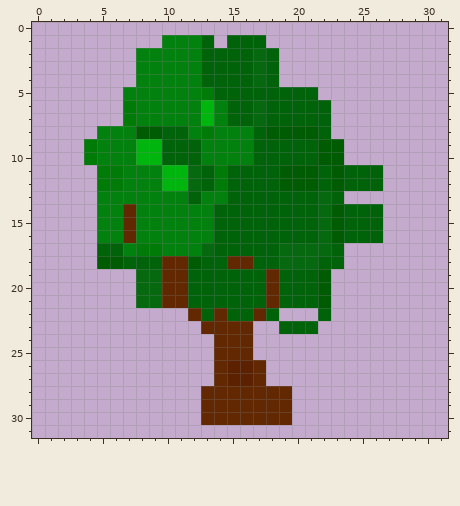
Pixel-art sprite: res/resources/tree_0.png. Above, as it was before the edit.
The file is 32x32 pixels. Colours within 5 levels of each other are drawn and written as one.
New version:
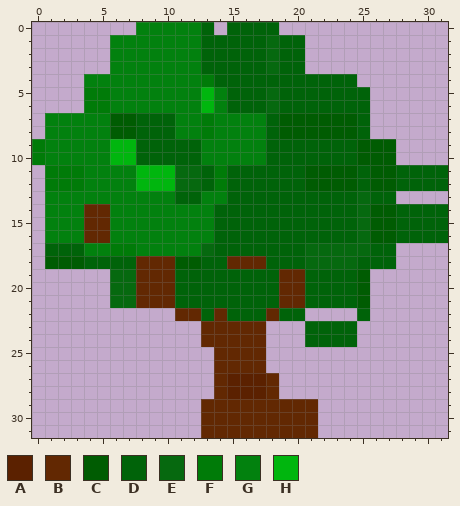
Palette (. is transparent): A #5b2100  B #622802  C #005c02  D #006309  E #06690f  F #007b08  G #02810e  H #00b60e
What changed:
@@ x 0..31 @@
- 0 ................................
- 1 ..........GGGD.DDD..............
- 2 ........GGGGGDDDDED.............
- 3 ........GGGGGDDDDED.............
- 4 ........GGGGGDDDDED.............
- 5 .......GGGGGGFDDDDDDDD..........
- 6 .......FGGGGGHGDDEDDDDD.........
- 7 .......FGGGGGHGDDEDDDDD.........
- 8 .....GGGCCDDGFGGGDCCCCD.........
- 9 ....FGGGHHDDDGGGGDDDDDCC........
-10 ....FGGGHHDDDGGGGDDDDDCC........
-11 .....FFGGGHHEDFDDDDCCCDCDDD.....
-12 .....FFGGGHHEDFDDDDCCCDCDDD.....
-13 .....GGGGGGGDGGDDDDDDDED........
-14 .....GGBGGGGGGDDDDDDDDECDDD.....
-15 .....GGBGGGGGGDDDDDDDDECDDD.....
-16 .....GGBGGGGGGDDDDDDDDECDDD.....
-17 .....DDGFFGGGEDDDDDEEEED........
-18 .....CCDDDBBCDDBBDDEEEDD........
-19 ........EEBBDDDDDDBDDDC.........
-20 ........EEBBDDDDDDBDDDC.........
-21 ........EEBBDDDDDDBDDDC.........
-22 ............BDBDDBD...D.........
-23 .............BBBB..DDD..........
-24 ..............BBB...............
-25 ..............BBB...............
-26 ..............BAAB..............
-27 ..............BAAB..............
-28 .............BBBBBBB............
-29 .............BBBBBBB............
-30 .............BBBBBBB............
-31 ................................
+ 0 ........GGGGGD.DDDD.............
+ 1 ......GGGGGGGDDDDDEDD...........
+ 2 ......GGGGGGGDDDDDEDD...........
+ 3 ......GGGGGGGDDDDDEDD...........
+ 4 ....GGGGGGGGGFDDDDDDDDDDD.......
+ 5 ....FFGGGGGGGHGDDDEDDDDDDD......
+ 6 ....FFGGGGGGGHGDDDEDDDDDDD......
+ 7 .GGGGGCCDDDGGFGGGGDCCCCCCD......
+ 8 .GGGGGCCDDDGGFGGGGDCCCCCCD......
+ 9 FGGGGGHHDDDDDGGGGGDDDDDDDCCC....
+10 FGGGGGHHDDDDDGGGGGDDDDDDDCCC....
+11 .FFFGGGGHHHEEDFDDDDDDCCCCDCCDDDD
+12 .FFFGGGGHHHEEDFDDDDDDCCCCDCCDDDD
+13 .GGGGGGGGGGDDGGDDDDDDDDDDEDD....
+14 .GGGBBGGGGGGGGDDDDDDDDDDDECCDDDD
+15 .GGGBBGGGGGGGGDDDDDDDDDDDECCDDDD
+16 .GGGBBGGGGGGGGDDDDDDDDDDDECCDDDD
+17 .DDDGGFFGGGGGEDDDDDDDEEEEEDD....
+18 .CCCDDDDBBBCCDDBBBDDDEEEEDDD....
+19 ......EEBBBDDDDDDDDBBDDDDC......
+20 ......EEBBBDDDDDDDDBBDDDDC......
+21 ......EEBBBDDDDDDDDBBDDDDC......
+22 ...........BBDBDDDBDD....D......
+23 .............BBBBB...DDDD.......
+24 .............BBBBB...DDDD.......
+25 ..............BBBB..............
+26 ..............BBBB..............
+27 ..............BAAAB.............
+28 ..............BAAAB.............
+29 .............BBBBBBBBB..........
+30 .............BBBBBBBBB..........
+31 .............BBBBBBBBB..........
Where, in picture pixels (left, top, right, bottom), the same in both pictures:
changed: (32, 22, 448, 438)
